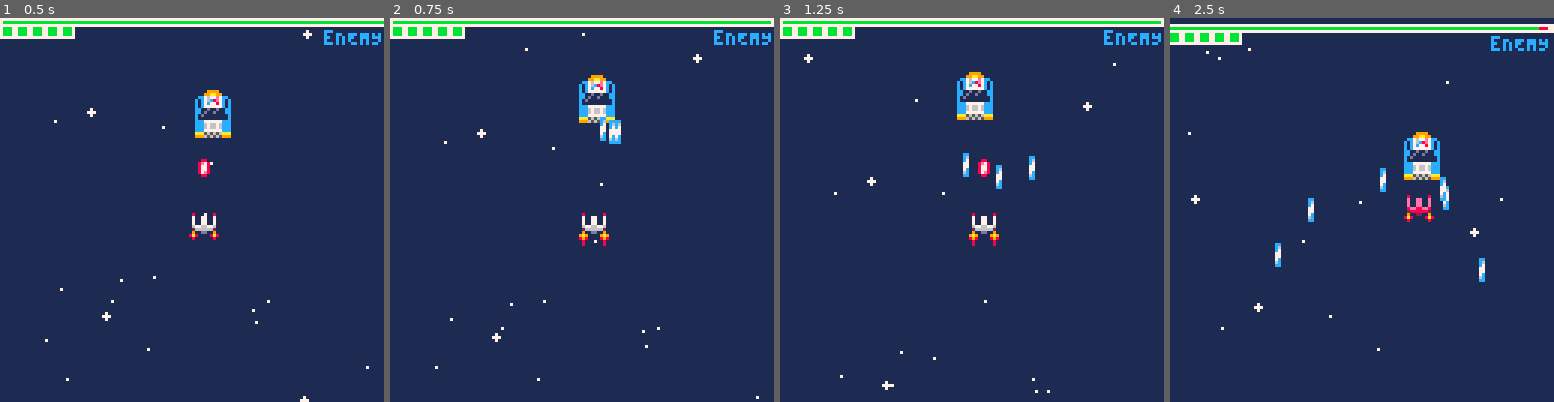
Above: before the commit, frames 1-4 (left to right).
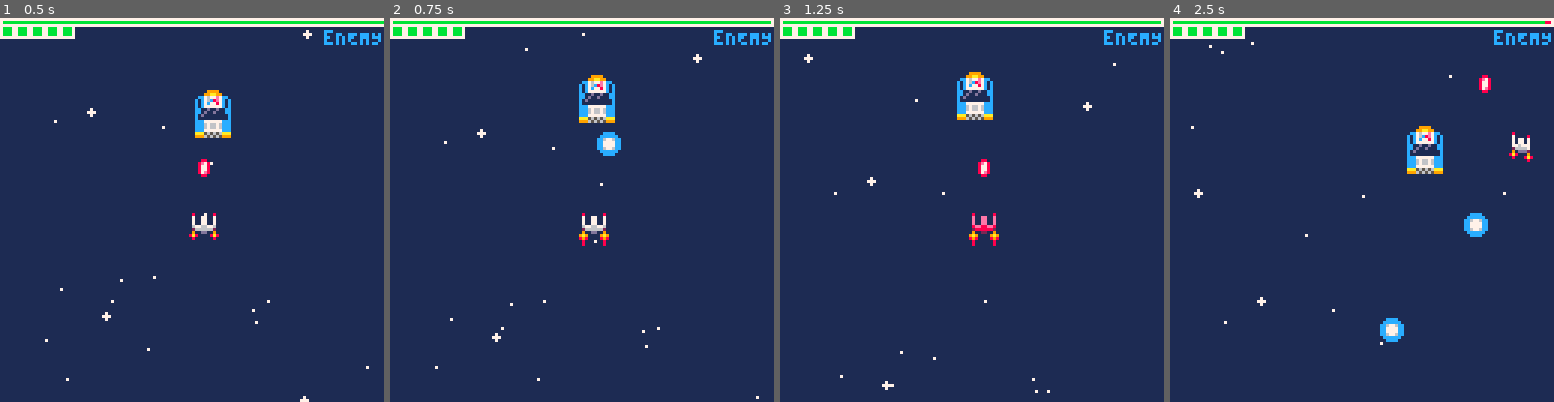
Above: after the commit, the same moments.

Repository: QuentinWidlocher/YogcastJam2020
Game: PICO-8 cartridge game.p8
Two runs of this game, one before a commit and one after it. Both use one fixed random seed, a clock stepped at 60 frames per second and the inputs below.
Inputs:
- Up to frame 1 (0.5 s): tap X (X key) at 0.33 s
- Up to frame 2 (0.75 s): tap O (Z key) at 0.7 s
- Up to frame 3 (1.25 s): tap X (X key) at 1.07 s
- Up to frame 4 (2.5 s): hold Right 1.6-2.1 s; tap O (Z key) at 1.7, 2.1 s; tap X (X key) at 1.85 s; hold Up 2.15-2.42 s; hold Right from 2.47 s (still down)

Frame 1 is identical in both runs. In frame 2, 0.5% of the frame differs, in the area x 53-61%, y 25-36%; in frame 3, 0.5%; in frame 4, 6.9%, in the area x 0-100%, y 0-87%.

Commit message:
:art: Refactor the Shooting and Moving classes

Diff:
--- a/game.p8
+++ b/game.p8
@@ -17,6 +17,7 @@
 #include src/models/shooting-types/bulletstream.model.lua
 
 #include src/models/moving-types/moving-type.model.lua
+#include src/models/moving-types/default-bullet.model.lua
 #include src/models/moving-types/default-player.model.lua
 #include src/models/moving-types/default-enemy.model.lua
 #include src/models/moving-types/grid-player.model.lua
--- a/src/init/enemies.init.lua
+++ b/src/init/enemies.init.lua
@@ -9,7 +9,8 @@
         h = fromOct(2),
         x = SCREEN_SIZE / 2,
         y = SCREEN_SIZE / 4,
-        shootingType = shallowCopy(TrishotShootingType)
+        shootingType = DefaultShootingType:new(),
+        movingType = DefaultEnemyMovingType:new(),
     })
 
     add(enemies, enemy)
--- a/src/models/basic-enemy.model.lua
+++ b/src/models/basic-enemy.model.lua
@@ -12,8 +12,8 @@
     hp = { value = 100, max = 100 },
     movingCooldown = { value = 0, max = 10 },
     hurtCooldown = { value = 0, max = 5 },
-    shootingType = shallowCopy(DefaultShootingType),
-    movingType = shallowCopy(DefaultEnemyMovingType),
+    shootingType = DefaultShootingType:new(),
+    movingType = DefaultEnemyMovingType:new(),
     phase = 5,
     __type = "BasicEnemy",
 })
--- a/src/models/bullet.model.lua
+++ b/src/models/bullet.model.lua
@@ -5,6 +5,7 @@
 ---@field public playerVersion boolean
 ---@field public dir Vector
 ---@field public life number
+---@field public movingType MovingType
 Bullet = GameObject:new({
     top_left_sprite = 66,
     enemyVersionSprite = 66,
@@ -19,6 +20,8 @@
     w = fromOct(1),
     h = fromOct(1),
 
+    movingType = DefaultBulletMovingType:new(),
+
     __type = 'Bullet'
 })
 
@@ -27,7 +30,6 @@
 end
 
 function Bullet:update()
-    self.x = self.x + (self.dir.x * self.speed)
-    self.y = self.y + (self.dir.y * self.speed)
+    self.movingType:move(self)
     self.life = self.life - 1
 end
--- /dev/null
+++ b/src/models/moving-types/default-bullet.model.lua
@@ -0,0 +1,7 @@
+---@class DefaultBulletMovingType : MovingType
+DefaultBulletMovingType = MovingType:new()
+
+function DefaultBulletMovingType:move(bullet)
+    bullet.x = bullet.x + (bullet.dir.x * bullet.speed)
+    bullet.y = bullet.y + (bullet.dir.y * bullet.speed)
+end
--- a/src/models/moving-types/default-enemy.model.lua
+++ b/src/models/moving-types/default-enemy.model.lua
@@ -1,5 +1,5 @@
 ---@class DefaultEnemyMovingType : MovingType
-DefaultEnemyMovingType = shallowCopy(MovingType)
+DefaultEnemyMovingType = MovingType:new()
 
 function DefaultEnemyMovingType:move(enemy)
 
--- a/src/models/moving-types/default-player.model.lua
+++ b/src/models/moving-types/default-player.model.lua
@@ -1,5 +1,5 @@
 ---@class DefaultPlayerMovingType : MovingType
-DefaultPlayerMovingType = shallowCopy(MovingType)
+DefaultPlayerMovingType = MovingType:new()
 
 function DefaultPlayerMovingType:move(player)
 
--- a/src/models/moving-types/grid-player.model.lua
+++ b/src/models/moving-types/grid-player.model.lua
@@ -1,4 +1,4 @@
-GridPlayerMovingType = shallowCopy(MovingType)
+GridPlayerMovingType = MovingType:new()
 
 playerGridx = 8
 playerGridy = 8
--- a/src/models/moving-types/moving-type.model.lua
+++ b/src/models/moving-types/moving-type.model.lua
@@ -1,4 +1,13 @@
 ---@class MovingType
 MovingType = {}
 
+---@param o MovingType
+---@return MovingType
+function MovingType:new(o)
+	o = o or {}
+	setmetatable(o, self)
+	self.__index = self
+	return o
+end
+
 function MovingType:move() end
--- a/src/models/player.model.lua
+++ b/src/models/player.model.lua
@@ -25,9 +25,8 @@
 
     dmg = 1,
     shootingCooldown = { value = 0, max = 4 }, -- can shoot when value == max
-    shootingType = DefaultShootingType,
-
-    movingType = GridPlayerMovingType,
+    shootingType = DefaultShootingType:new(),
+    movingType = DefaultPlayerMovingType:new(),
 
     flameCounter = 0,
     flameSprite = SPRITES.FLAMES.OFF,
@@ -145,3 +144,7 @@
         w = self.w - 5,
     }
 end
+
+function Player:isMoving()
+    return self.movingx or self.movingy
+end
--- a/src/models/shooting-types/bulletstream.model.lua
+++ b/src/models/shooting-types/bulletstream.model.lua
@@ -1,8 +1,9 @@
 ---@class BulletstreamShootingType : ShootingType
-BulletstreamShootingType = shallowCopy(ShootingType)
-BulletstreamShootingType.cooldown = { value = 0, max = 40 }
-BulletstreamShootingType.speed = 2.5
-BulletstreamShootingType.sprite = 68
+BulletstreamShootingType = ShootingType:new({
+    cooldown = { value = 0, max = 40 },
+    speed = 2.5,
+    sprite = 68
+})
 
 ---@param bullet Bullet
 function BulletstreamShootingType:shoot(bullet)
--- a/src/models/shooting-types/default.model.lua
+++ b/src/models/shooting-types/default.model.lua
@@ -1,7 +1,8 @@
 ---@class DefaultShootingType : ShootingType
-DefaultShootingType = shallowCopy(ShootingType)
-DefaultShootingType.cooldown = { value = 0, max = 20 }
-DefaultShootingType.speed = 2
+DefaultShootingType = ShootingType:new({
+    cooldown = { value = 0, max = 20 },
+    speed = 2,
+})
 
 ---@param bullet Bullet
 function DefaultShootingType:shoot(bullet)
--- a/src/models/shooting-types/homing.model.lua
+++ b/src/models/shooting-types/homing.model.lua
@@ -1,8 +1,12 @@
 ---@class HomingShootingType : ShootingType
-HomingShootingType = shallowCopy(ShootingType)
-HomingShootingType.cooldown = { value = 0, max = 20 }
-HomingShootingType.speed = 1
-HomingShootingType.sprite = 66
+HomingShootingType = ShootingType:new({
+    cooldown = { value = 0, max = 20 },
+    speed = 1,
+    sprite = 66,
+})
+
+
+
 
 ---@param bullet Bullet
 function HomingShootingType:shoot(bullet)
--- a/src/models/shooting-types/shooting-type.model.lua
+++ b/src/models/shooting-types/shooting-type.model.lua
@@ -12,5 +12,14 @@
     sprite = 79
 }
 
+---@param o ShootingType
+---@return ShootingType
+function ShootingType:new(o)
+	o = o or {}
+	setmetatable(o, self)
+	self.__index = self
+	return o
+end
+
 ---@param bullet Bullet
 function ShootingType:shoot(bullet) end
--- a/src/models/shooting-types/trishot.model.lua
+++ b/src/models/shooting-types/trishot.model.lua
@@ -1,8 +1,9 @@
 ---@class TrishotShootingType : ShootingType
-TrishotShootingType = shallowCopy(ShootingType)
-TrishotShootingType.cooldown = { value = 0, max = 20 }
-TrishotShootingType.speed = 1
-TrishotShootingType.sprite = 69
+TrishotShootingType = ShootingType:new({
+    cooldown = { value = 0, max = 20 },
+    speed = 1,
+    sprite = 69,
+})
 
 ---@param bullet Bullet
 function TrishotShootingType:shoot(bullet)
